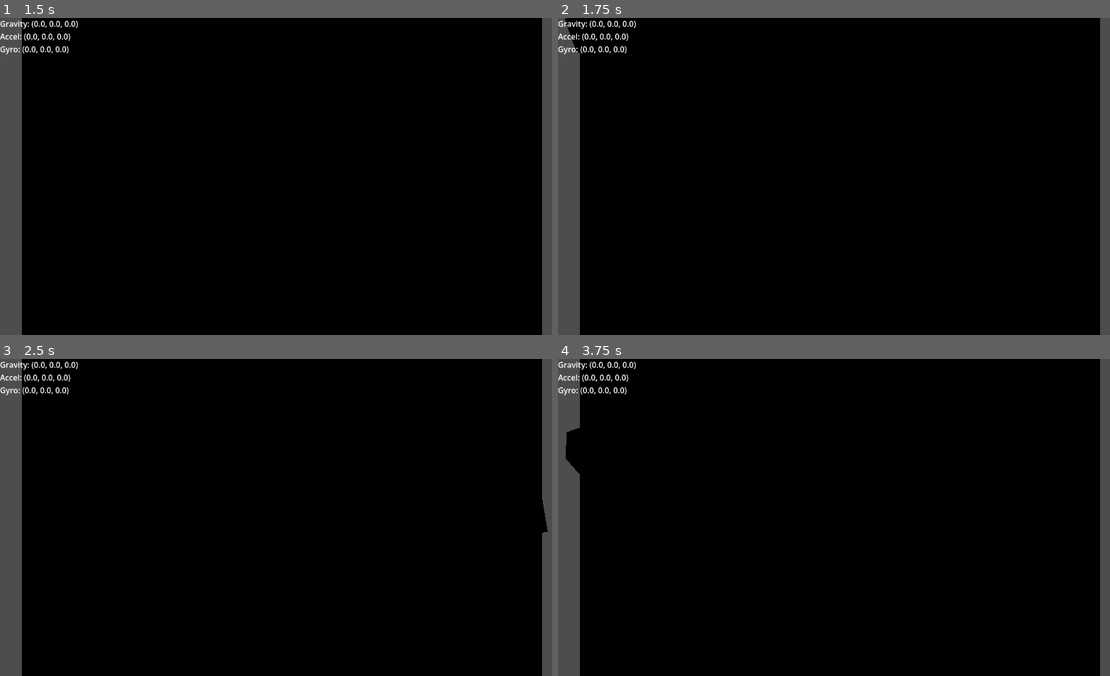
Above: before the commit, frames 1-4 (two rows, left to right).
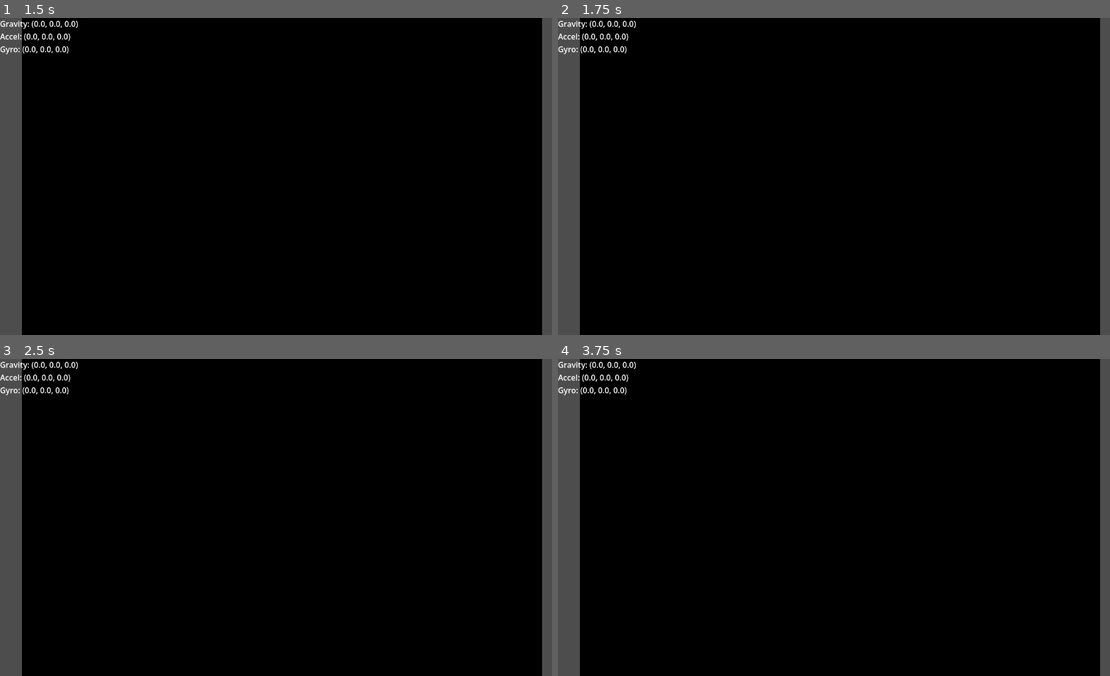
Above: after the commit, the same moments.

Repository: MatthieuLJ/no_dice
Game: Godot game, scene res://die.tscn
Two runs of this game, one before a commit and one after it. Both use one fixed random seed, a clock stepped at 60 frames per second and the inputs below.
Inputs (mouse positions are in pixels of both pictures, inside the frame that each line leads up to):
- Up to frame 1 (1.5 s): tap Enter (ui_accept) at 0.5, 0.77, 0.8, 1.07, 1.25 s; move the mouse to (408, 160) at 0.52 s; hold Right (ui_right) 0.53-1.25 s; tap R at 0.6 s; click (408, 160) at 0.67 s; drag from (171, 192) to (253, 239) at 1.27 s
- Up to frame 2 (1.75 s): no input
- Up to frame 3 (2.5 s): move the mouse to (336, 447) at 2.02 s; hold Right (ui_right) from 2.03 s (still down); tap R at 2.1 s; click (336, 447) at 2.17 s; tap Enter (ui_accept) at 2.3 s
- Up to frame 4 (3.75 s): release Right (ui_right) at 2.75 s; drag from (811, 580) to (668, 469) at 2.77 s; tap Enter (ui_accept) at 3.5, 3.6 s; move the mouse to (1010, 565) at 3.52 s; hold Left (ui_left) from 3.53 s (still down); click (1010, 565) at 3.67 s

Frame 1 is identical in both runs. In frame 2, 0.2% of the frame differs, in the area x 1-4%, y 0-12%; in frame 3, less than 0.1%; in frame 4, 0.3%, in the area x 1-4%, y 21-37%.

Commit message:
Clamp the position of the die to the box

Diff:
--- a/die.gd
+++ b/die.gd
@@ -1,41 +1,65 @@
 extends RigidBody3D
 
-# Threshold to determine if the shake is strong enough
-const SHAKE_THRESHOLD = 25.0
+# Drag and drop the Ground node here in the inspector, or let it auto-find
+@export var ground: AnimatableBody3D
 
-func _process(delta):
-	# 1. Check for physical sensor input (Mobile)
-	var accel = Input.get_accelerometer()
-	if accel.length() > SHAKE_THRESHOLD:
-		roll_die()
+# Half-size of your die (since starting Y is 0.05, half-size is likely 0.05)
+@export var half_size: float = 0.04
 
-	# 2. Check for debug input (PC)
-	# This triggers if you click the left mouse button
-	if Input.is_action_just_pressed("ui_accept") or Input.is_mouse_button_pressed(MOUSE_BUTTON_LEFT):
-		roll_die()
+func _ready() -> void:
+	# Fallback auto-detection if not set in the inspector
+	if not ground:
+		ground = get_node_or_null("../Enclosure/Ground")
 
-func roll_die():
-	# Apply a random impulse to make the die tumble
-	# We use a random vector to ensure it doesn't roll the same way twice
-	var random_impulse = Vector3(
-		randf_range(-0.1, 0.1),
-		randf_range(.2, 0.7),
-		randf_range(-0.4, 0.4)
-	)
+func _integrate_forces(state: PhysicsDirectBodyState3D) -> void:
+	if not ground:
+		return
 
-	# Apply the force to the center of the die
-	apply_central_impulse(random_impulse)
+	# 1. Get current position from the physics engine state
+	var current_transform = state.transform
+	var global_pos = current_transform.origin
 
-	# Optional: Add random torque for extra spin
-	apply_torque_impulse(Vector3(
-		randf_range(-0.5, 0.5),
-		randf_range(-0.5, 0.5),
-		randf_range(-0.5, 0.5)
-	))
+	# 2. Convert global position to the Ground's local space
+	# This handles any rotations/tilting automatically!
+	var local_pos = ground.to_local(global_pos)
 
-func _input(event):
-	# Press 'R' to reset the die position
-	if event is InputEventKey and event.pressed and event.keycode == KEY_R:
-		global_position = Vector3(0, 0.55, 0)
-		linear_velocity = Vector3.ZERO
-		angular_velocity = Vector3.ZERO
+	# 3. Calculate dynamic boundaries matching Pyramid Scale.gd
+	var view_size = get_viewport().get_visible_rect().size
+	var aspect_ratio = 1.0
+	if view_size.x > 0:
+		aspect_ratio = view_size.y / view_size.x
+
+	# X Bounds (East/West walls at -1.0 and 1.0)
+	var min_x = -1.0 + half_size
+	var max_x = 1.0 - half_size
+
+	# Y Bounds (Floor is at 0.0, Roof is at 1.0)
+	var min_y = 0.0 + half_size
+	var max_y = 1.0 - half_size
+
+	# Z Bounds (North/South walls scale dynamically based on aspect ratio)
+	var min_z = -aspect_ratio + half_size
+	var max_z = aspect_ratio - half_size
+
+	# 4. Check if we have slipped outside the boundaries
+	var clamped_x = clampf(local_pos.x, min_x, max_x)
+	var clamped_y = clampf(local_pos.y, min_y, max_y)
+	var clamped_z = clampf(local_pos.z, min_z, max_z)
+
+	if clamped_x != local_pos.x or clamped_y != local_pos.y or clamped_z != local_pos.z:
+		if clamped_x != local_pos.x:
+			print("clamped x ! ",clamped_x," vs ",local_pos.x)
+		elif clamped_y != local_pos.y:
+			print("clamped y ! ",clamped_y," vs ",local_pos.y)
+		elif clamped_z != local_pos.z:
+			print("clamped z ! ",clamped_z," vs ",local_pos.z)
+		# We escaped! Teleport back inside safely
+		var safe_local_pos = Vector3(clamped_x, clamped_y, clamped_z)
+		current_transform.origin = ground.to_global(safe_local_pos)
+
+		# Apply the corrected position to the physics state
+		state.transform = current_transform
+
+		# Zero out velocity to prevent clipping loop acceleration
+		state.linear_velocity = Vector3.ZERO
+		state.angular_velocity = Vector3.ZERO
--- a/die.tscn
+++ b/die.tscn
@@ -62,7 +62,7 @@
 transform = Transform3D(1, 0, 0, 0, 0.70710695, 0.70710695, 0, -0.70710695, 0.70710695, 0, 1.5, 1)
 layers = 0
 light_color = Color(0.8145645, 0.89032847, 0.7817355, 1)
-light_energy = 8.108
+light_energy = 16.0
 light_indirect_energy = 5.336
 light_angular_distance = 30.0
 shadow_enabled = true
--- a/world_physics.gd
+++ b/world_physics.gd
@@ -2,36 +2,99 @@
 
 @onready var die: RigidBody3D = $Die
 
-# Tweak these to make the die feel heavier or lighter
+@export_group("Physics Settings")
 @export var shake_multiplier: float = 50.0
 @export var shake_threshold: float = 2.0
+@export var max_keyboard_tilt: float = PI / 4.0 # 45 degrees max tilt for arrow keys
+
+# Used to smoothly interpolate keyboard tilt
+var simulated_gravity: Vector3 = Vector3(0, -9.8, 0)
 
 func _physics_process(delta: float) -> void:
+	var target_gravity_dir = Vector3.ZERO
+
+	# 1. Check for Mobile Sensors
 	var device_gravity = Input.get_gravity()
-	var total_accel = Input.get_accelerometer()
 
-	# Fallback for desktop testing
-	if device_gravity.is_zero_approx():
-		device_gravity = Vector3(0, -9.8, 0)
-		total_accel = Vector3(0, -9.8, 0)
+	if not device_gravity.is_zero_approx():
+		# --- MOBILE MODE ---
+		target_gravity_dir = device_gravity
 
-	# 1. Map Mobile Axes to Godot 3D Space
-	# Android/iOS axes often need to be flipped or swapped to match Godot's Z-forward/Y-up.
-	# You will likely need to tweak these negative signs based on your specific camera angle.
-	var mapped_gravity = Vector3(device_gravity.x, device_gravity.y, device_gravity.z)
+		# Calculate continuous physical shake
+		var total_accel = Input.get_accelerometer()
+		var pure_shake = total_accel - device_gravity
 
-	# 2. Rotate the entire world's gravity
-	# This automatically pulls the die towards the actual physical floor in your room
+		if pure_shake.length() > shake_threshold:
+			# Apply physical shake directly as a force
+			die.apply_central_force(pure_shake * shake_multiplier)
+
+	else:
+		# --- DESKTOP TESTING MODE (Arrow Keys) ---
+		var input_dir = Input.get_vector("ui_left", "ui_right", "ui_up", "ui_down")
+
+		if input_dir.is_zero_approx():
+			# Slowly return gravity to straight down when keys are released
+			simulated_gravity = simulated_gravity.lerp(Vector3(0, -9.8, 0), 5.0 * delta)
+		else:
+			# Map arrow keys to a gravity vector
+			# Pressing right pulls gravity +X (simulating tilting the tray right)
+			var tilt_x = input_dir.x * sin(max_keyboard_tilt) * 9.8
+			var tilt_z = input_dir.y * sin(max_keyboard_tilt) * 9.8
+			var tilt_y = -cos(max_keyboard_tilt) * 9.8
+
+			var target_grav = Vector3(tilt_x, tilt_y, tilt_z)
+			simulated_gravity = simulated_gravity.lerp(target_grav, 8.0 * delta)
+
+		target_gravity_dir = simulated_gravity
+
+	# 2. Apply the calculated gravity to the entire 3D Space
 	var space_rid = get_viewport().find_world_3d().space
-	PhysicsServer3D.area_set_param(space_rid, PhysicsServer3D.AREA_PARAM_GRAVITY_VECTOR, mapped_gravity.normalized())
-	PhysicsServer3D.area_set_param(space_rid, PhysicsServer3D.AREA_PARAM_GRAVITY, mapped_gravity.length())
+	PhysicsServer3D.area_set_param(space_rid, PhysicsServer3D.AREA_PARAM_GRAVITY_VECTOR, target_gravity_dir.normalized())
+	PhysicsServer3D.area_set_param(space_rid, PhysicsServer3D.AREA_PARAM_GRAVITY, target_gravity_dir.length())
 
-	# 3. Calculate the "Shake" (Pure physical movement)
-	var pure_shake = total_accel - device_gravity
 
-	# 4. Apply the shake as a physical force to the die
-	if pure_shake.length() > shake_threshold:
-		var mapped_shake = Vector3(pure_shake.x, pure_shake.y, pure_shake.z)
+func _unhandled_input(event: InputEvent) -> void:
+	# Only trigger on key down, ignore holding the key
+	if event is InputEventKey and event.pressed and not event.echo:
 
-		# Apply the force over time (delta) so it scales cleanly with the physics frame rate
-		die.apply_central_force(mapped_shake * shake_multiplier)
+		# --- RESET DIE (R Key) ---
+		if event.physical_keycode == KEY_R:
+			_reset_die()
+			get_viewport().set_input_as_handled()
+			return
+
+		# --- DESKTOP SHAKE JERKS (W, A, S, D) ---
+		var jerk_dir = Vector3.ZERO
+
+		if event.physical_keycode == KEY_W: jerk_dir = Vector3(0, 0, -1)   # Push Forward
+		elif event.physical_keycode == KEY_S: jerk_dir = Vector3(0, 0, 1)  # Push Backward
+		elif event.physical_keycode == KEY_A: jerk_dir = Vector3(-1, 0, 0) # Push Left
+		elif event.physical_keycode == KEY_D: jerk_dir = Vector3(1, 0, 0)  # Push Right
+
+		if jerk_dir != Vector3.ZERO:
+			_apply_randomized_jerk(jerk_dir)
+			get_viewport().set_input_as_handled()
+
+func _apply_randomized_jerk(base_direction: Vector3) -> void:
+	# 1. Add slight randomness to the user's directional input
+	var random_jerk = base_direction * randf_range(0.8, 1.2) * (shake_multiplier * 0.1)
+
+	# 2. Add an upward "pop" so the die leaves the floor
+	random_jerk.y += randf_range(0.3, 0.6) * (shake_multiplier * 0.1)
+
+	# 3. Apply the impulse
+	die.apply_central_impulse(random_jerk)
+
+	# 4. Apply a random torque so the die spins wildly in the air
+	var random_spin = Vector3(randf_range(-1, 1), randf_range(-1, 1), randf_range(-1, 1)) * 0.05
+	die.apply_torque_impulse(random_spin)
+
+func _reset_die() -> void:
+	# Drop the die exactly in the center, slightly above the floor
+	die.global_position = Vector3(0, 1.0, 0)
+
+	# Kill all existing momentum
+	die.linear_velocity = Vector3.ZERO
+	die.angular_velocity = Vector3.ZERO
+
+	print("Resetting die")
